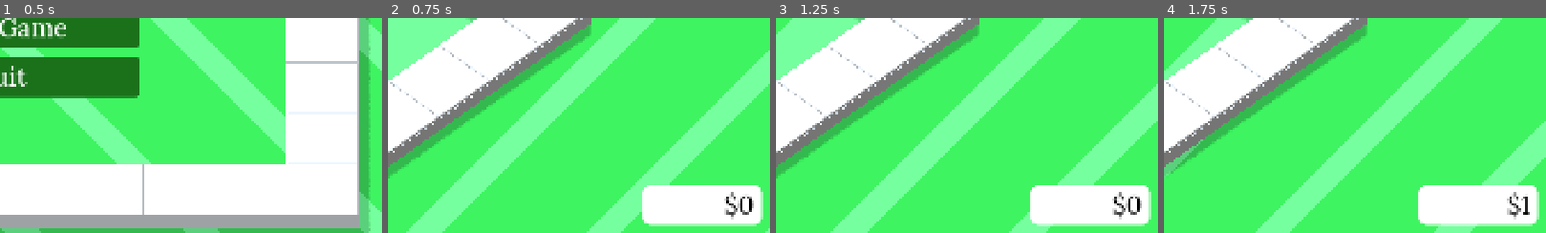
Above: before the commit, frames 1-4 (left to right).
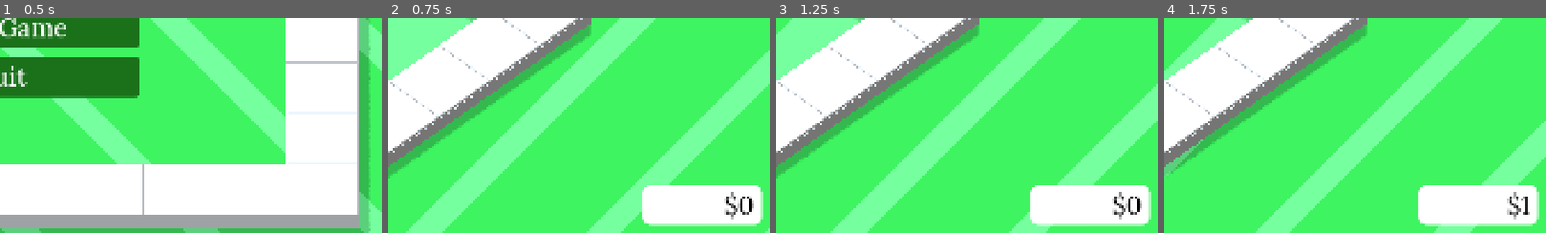
Above: after the commit, the same moments.

Repository: billyhawkes/crazy-conveyer
Game: Godot game, scene res://scenes/main_menu.tscn
Two runs of this game, one before a commit and one after it. Both use one fixed random seed, a clock stepped at 60 frames per second and the inputs below.
Inputs:
- Up to frame 1 (0.5 s): no input
- Up to frame 2 (0.75 s): click "Start Game" at 0.5 s
- Up to frame 3 (1.25 s): no input
- Up to frame 4 (1.75 s): click "$25" at 1.25 s
The pictures show only the part of the screen within x 50-100%, y 50-100%; the shares and areas given below are measured in that part.

Frame 1 is identical in both runs. In frame 2, 0.2% of the frame differs, in the area x 88-96%, y 83-94%; in frame 3, 0.2%; in frame 4, 0.1%.

Commit message:
fix: button sizing

Diff:
--- a/interface/button_focus.tres
+++ b/interface/button_hover.tres
@@ -2,9 +2,9 @@
 
 [resource]
 content_margin_left = 10.0
-content_margin_top = 5.0
+content_margin_top = 10.0
 content_margin_right = 10.0
-content_margin_bottom = 5.0
+content_margin_bottom = 10.0
 bg_color = Color(0.11633789, 0.49405822, 0.11660462, 1)
 corner_radius_top_left = 10
 corner_radius_top_right = 10
--- a/interface/panel.tres
+++ b/interface/panel.tres
@@ -4,6 +4,7 @@
 content_margin_left = 20.0
 content_margin_top = 20.0
 content_margin_right = 20.0
+content_margin_bottom = 20.0
 bg_color = Color(1, 1, 1, 1)
 corner_radius_top_left = 20
 corner_radius_top_right = 20
--- a/interface/theme.tres
+++ b/interface/theme.tres
@@ -3,7 +3,7 @@
 [ext_resource type="FontFile" uid="uid://bcoio51qypcjt" path="res://assets/Lora-VariableFont_wght.ttf" id="1_v3cvr"]
 [ext_resource type="StyleBox" uid="uid://cs1ly6x67y31k" path="res://interface/panel.tres" id="2_iq5ie"]
 [ext_resource type="StyleBox" uid="uid://bfunvbp86sblr" path="res://interface/button.tres" id="2_row08"]
-[ext_resource type="StyleBox" uid="uid://c8jcydp8j5q1x" path="res://interface/button_focus.tres" id="3_q65y7"]
+[ext_resource type="StyleBox" uid="uid://c8jcydp8j5q1x" path="res://interface/button_hover.tres" id="3_row08"]
 
 [sub_resource type="FontVariation" id="FontVariation_row08"]
 base_font = ExtResource("1_v3cvr")
@@ -18,8 +18,8 @@
 Button/font_sizes/font_size = 32
 Button/fonts/font = SubResource("FontVariation_row08")
 Button/styles/disabled = ExtResource("2_row08")
-Button/styles/focus = ExtResource("3_q65y7")
-Button/styles/hover = ExtResource("3_q65y7")
+Button/styles/focus = ExtResource("2_row08")
+Button/styles/hover = ExtResource("3_row08")
 Button/styles/normal = ExtResource("2_row08")
 Button/styles/pressed = ExtResource("2_row08")
 HBoxContainer/constants/separation = 20
--- a/scenes/game.tscn
+++ b/scenes/game.tscn
@@ -59,19 +59,18 @@
 offset_top = -120.0
 offset_right = -20.0
 offset_bottom = -20.0
-grow_horizontal = 0
-grow_vertical = 0
-
-[node name="MoneyLabel" type="Label" parent="HUD/MoneyPanel"]
-unique_name_in_owner = true
-layout_mode = 1
-anchors_preset = -1
-anchor_right = 1.0
-anchor_bottom = 1.0
-offset_left = 20.0
-offset_right = -20.0
-grow_horizontal = 2
-grow_vertical = 2
+
+[node name="MarginContainer" type="MarginContainer" parent="HUD/MoneyPanel"]
+layout_mode = 1
+anchors_preset = 15
+anchor_right = 1.0
+anchor_bottom = 1.0
+grow_horizontal = 2
+grow_vertical = 2
+
+[node name="MoneyLabel" type="Label" parent="HUD/MoneyPanel/MarginContainer"]
+unique_name_in_owner = true
+layout_mode = 2
 theme_override_font_sizes/font_size = 64
 text = "$0"
 horizontal_alignment = 2
--- a/scenes/hud.gd
+++ b/scenes/hud.gd
@@ -23,7 +23,6 @@
 	speed_button.text = str("$", int(upgrade_cost.speed))
 	items_button.text = str("$", int(upgrade_cost.items))
 	loop_button.text = str("$", int(upgrade_cost.loop))
-	print("LOOP", int(value.loop), int(upgrade_cost.loop))
 	if Globals.max_levels.speed == Globals.levels.speed:
 		speed_button.visible = false
 	if Globals.max_levels.items == Globals.levels.items:
--- a/scenes/item.gd
+++ b/scenes/item.gd
@@ -44,16 +44,18 @@
 func process_item() -> void:
 	var processing = current_track.get_value()
 	if game_enabled:
-		var indicator_text: String = ""
 		Globals.money += processing.value
 		Events.items.processed.emit(processing.value)
 		Events.game.money_changed.emit()
-		indicator_text = str("$", processing.value)
 
+		# Random expand
 		var tween = get_tree().create_tween()
 		tween.tween_property(self, "scale", Vector3(1.15 + (randi() % 10 * 0.05), 1.0, 1.15 + (randi() % 10 * 0.05)), Globals.get_value().speed / 5).set_trans(Tween.TRANS_BOUNCE)
 		tween.tween_property(self, "scale", Vector3(1.0, 1.0, 1.0), Globals.get_value().speed / 5).set_trans(Tween.TRANS_BOUNCE)
 
+		# Indicator of value
+		var indicator_text: String = ""
+		indicator_text = str("$", processing.value)
 		var indicator = Indicator.create(indicator_text)
 		add_child(indicator)
 
Not shown, changed: README.md
